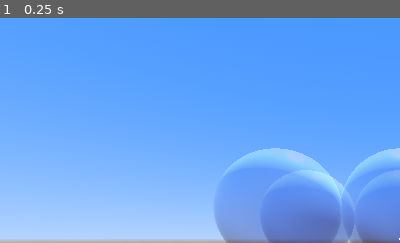
Above: before the commit, frame 1.
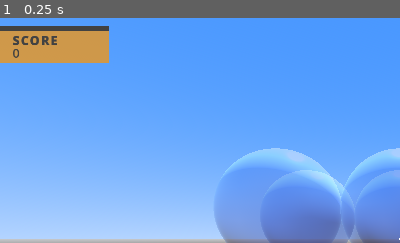
Above: after the commit, the same moment.

Repository: ericsnekbytes/GGJ-2025-Bubble-Forager
Game: Godot game, scene res://levels/bubble_hunt.tscn
Two runs of this game, one before a commit and one after it. Both use one fixed random seed, a clock stepped at 60 frames per second and the inputs below.
Inputs:
- Up to frame 1 (0.25 s): no input
The pictures show only the part of the screen within x 0-50%, y 1-51%; the shares and areas given below are measured in that part.

The runs differ from the first frame. In frame 1, 4.5% of the frame differs, in the area x 0-28%, y 3-20%.

Commit message:
Add font, skeleton score label.

Diff:
--- a/levels/bubble_hunt.tscn
+++ b/levels/bubble_hunt.tscn
@@ -135,6 +135,7 @@
 [node name="FallTrigger" type="Area3D" parent="Level"]
 transform = Transform3D(1, 0, 0, 0, 1, 0, 0, 0, 1, 0, -50, 0)
 collision_mask = 3
+metadata/_edit_lock_ = true
 
 [node name="CollisionShape3D" type="CollisionShape3D" parent="Level/FallTrigger"]
 shape = SubResource("BoxShape3D_73wxo")
@@ -153,6 +154,7 @@
 shadow_enabled = true
 
 [node name="Items" type="Node3D" parent="."]
+transform = Transform3D(1, 0, 0, 0, 1, 0, 0, 0, 1, 0, 0, 0)
 
 [node name="ScorableItem" parent="Items" instance=ExtResource("4_qjes3")]
 transform = Transform3D(1, 0, 0, 0, 1, 0, 0, 0, 1, 3.5, 0.5, 0)
@@ -186,6 +188,7 @@
 
 [node name="Goal" type="Area3D" parent="."]
 transform = Transform3D(1, 0, 0, 0, 1, 0, 0, 0, 1, 0, 12, 0)
+collision_mask = 13
 
 [node name="CollisionShape3D" type="CollisionShape3D" parent="Goal"]
 shape = SubResource("CylinderShape3D_k8d3j")
@@ -198,8 +201,6 @@
 transform = Transform3D(1, 0, 0, 0, 1, 0, 0, 0, 1, 0, 12, 0)
 collision_mask = 13
 
-[node name="CollisionShape3D" type="CollisionShape3D" parent="Ring"]
-
 [node name="MeshInstance3D" type="MeshInstance3D" parent="Ring"]
 visible = false
 mesh = SubResource("TorusMesh_34lhy")
--- a/player/player.gd
+++ b/player/player.gd
@@ -30,6 +30,11 @@
 	#$Camera3D/WeaponPivot/GunHairDryer.weapon_id: $Camera3D/WeaponPivot/GunHairDryer,
 	#$Camera3D/WeaponPivot/GunBubble.weapon_id: $Camera3D/WeaponPivot/GunBubble,
 #}
+# ....
+var score = 0:
+	set(value):
+		score = value
+		set_score(value)
 
 
 func _ready():
@@ -62,6 +67,10 @@
 
 				gun_bubble.start_process = true
 				gun_bubble.show()
+
+
+func set_score(value):
+	$Hud/ScoreBox/Label/ScoreValue.set_text('%d' % value)
 
 
 func _physics_process(delta):
--- a/player/player.tscn
+++ b/player/player.tscn
@@ -1,14 +1,19 @@
-[gd_scene load_steps=7 format=3 uid="uid://dx4xntt240r4h"]
+[gd_scene load_steps=9 format=3 uid="uid://dx4xntt240r4h"]
 
 [ext_resource type="Script" path="res://player/player.gd" id="1_3o8a5"]
 [ext_resource type="PackedScene" uid="uid://c21xryfqr8owu" path="res://weapons/gun_hair_dryer.tscn" id="2_6leki"]
 [ext_resource type="PackedScene" uid="uid://2b6x255d3tch" path="res://weapons/GunBubble.tscn" id="3_tbwkj"]
+[ext_resource type="FontFile" uid="uid://c2f72s2s2idlj" path="res://art/open_sans/static/OpenSans-ExtraBold.ttf" id="4_us613"]
 
 [sub_resource type="CapsuleShape3D" id="CapsuleShape3D_mc6in"]
 
 [sub_resource type="CapsuleMesh" id="CapsuleMesh_fe43r"]
 
 [sub_resource type="StandardMaterial3D" id="StandardMaterial3D_p60yt"]
+
+[sub_resource type="FontVariation" id="FontVariation_oh0ky"]
+base_font = ExtResource("4_us613")
+spacing_glyph = 2
 
 [node name="CharacterBody3D" type="CharacterBody3D" groups=["player"]]
 collision_layer = 2
@@ -38,7 +43,16 @@
 wait_time = 0.5
 one_shot = true
 
-[node name="ColorRect" type="ColorRect" parent="."]
+[node name="Hud" type="Control" parent="."]
+layout_mode = 3
+anchors_preset = 15
+anchor_right = 1.0
+anchor_bottom = 1.0
+grow_horizontal = 2
+grow_vertical = 2
+
+[node name="Reticule" type="ColorRect" parent="Hud"]
+layout_mode = 1
 anchors_preset = 8
 anchor_left = 0.5
 anchor_top = 0.5
@@ -50,3 +64,36 @@
 offset_bottom = 1.0
 grow_horizontal = 2
 grow_vertical = 2
+
+[node name="ScoreBox" type="ColorRect" parent="Hud"]
+layout_mode = 1
+offset_top = 24.0
+offset_right = 210.0
+offset_bottom = 95.0
+color = Color(1, 0.583333, 0, 0.709804)
+
+[node name="TopLine" type="ColorRect" parent="Hud/ScoreBox"]
+layout_mode = 0
+offset_right = 210.0
+offset_bottom = 8.0
+color = Color(0.258824, 0.258824, 0.258824, 1)
+
+[node name="Label" type="Label" parent="Hud/ScoreBox"]
+layout_mode = 1
+offset_left = 24.0
+offset_top = 10.0
+offset_right = 110.0
+offset_bottom = 44.0
+theme_override_colors/font_color = Color(0.257813, 0.257813, 0.257813, 1)
+theme_override_fonts/font = SubResource("FontVariation_oh0ky")
+theme_override_font_sizes/font_size = 24
+text = "SCORE"
+
+[node name="ScoreValue" type="Label" parent="Hud/ScoreBox/Label"]
+layout_mode = 0
+offset_top = 24.0
+offset_right = 42.0
+offset_bottom = 58.0
+theme_override_colors/font_color = Color(0.258824, 0.258824, 0.258824, 1)
+theme_override_font_sizes/font_size = 24
+text = "0"
--- a/project.godot
+++ b/project.godot
@@ -100,3 +100,4 @@
 3d_physics/layer_1="environ"
 3d_physics/layer_2="player"
 3d_physics/layer_3="bullets"
+3d_physics/layer_4="items"
Not shown, added: art/open_sans/OFL.txt
Binary file added: art/open_sans/OpenSans-Italic-VariableFont_wdth,wght.ttf
Not shown, added: art/open_sans/OpenSans-Italic-VariableFont_wdth,wght.ttf.import
Binary file added: art/open_sans/OpenSans-VariableFont_wdth,wght.ttf
Not shown, added: art/open_sans/OpenSans-VariableFont_wdth,wght.ttf.import
Not shown, added: art/open_sans/README.txt
Binary file added: art/open_sans/static/OpenSans-Bold.ttf
Not shown, added: art/open_sans/static/OpenSans-Bold.ttf.import
Binary file added: art/open_sans/static/OpenSans-BoldItalic.ttf
Not shown, added: art/open_sans/static/OpenSans-BoldItalic.ttf.import
Binary file added: art/open_sans/static/OpenSans-ExtraBold.ttf
Not shown, added: art/open_sans/static/OpenSans-ExtraBold.ttf.import
(and 66 more such lines)
